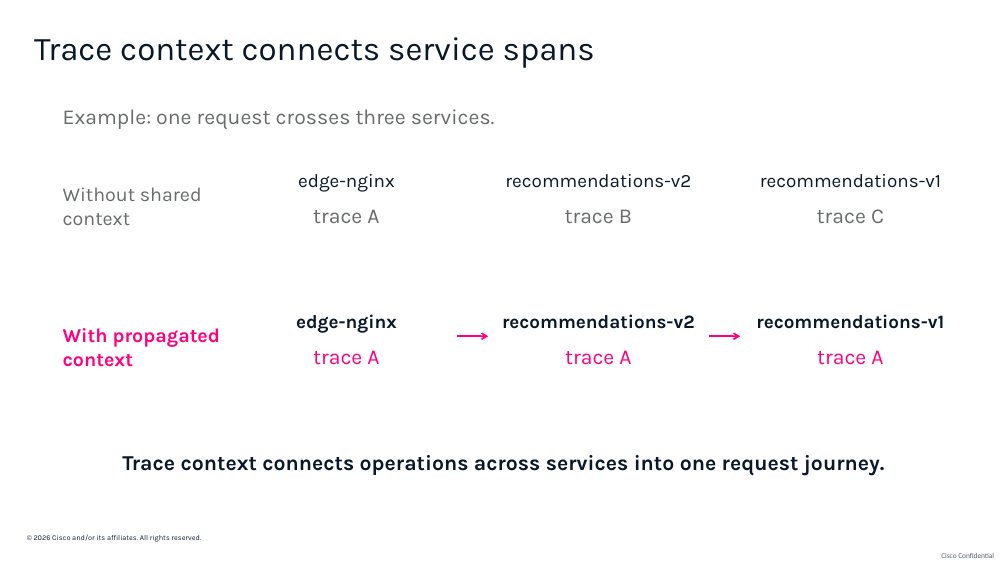
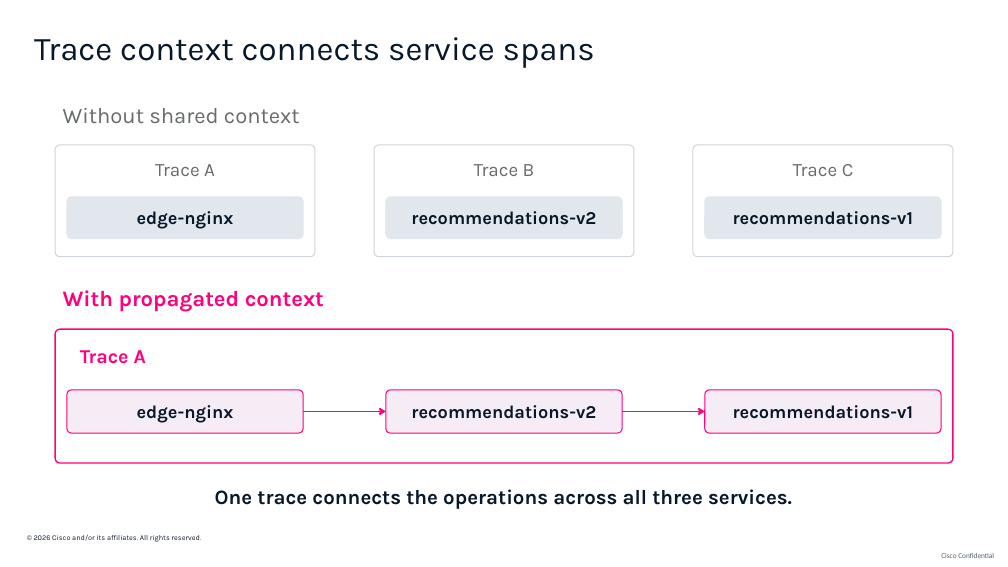
Before and after one commit to ajimenez1503/cilium-obi-demo, a slide deck: slide 9 of slides/cilium-obi-session-deck-latest.pptx. Drawn at 1008x567 pixels with LibreOffice and Linux fonts; fonts in the diff are those of the drawing; background and template pictures are left out. Boxes give left, top, right and bottom in pixels: in the first picture for what was removed or moved away, otherwise in the second. Text is boxed around its words. In the diff, an @@ line names an element or a change of style, - is before the commit and + after.

Commit message:
Refine trace visuals and simplify benchmark scenarios

```diff
--- a/slides/cilium-obi-session-deck-latest.pptx
+++ b/slides/cilium-obi-session-deck-latest.pptx
@@ text at (63, 108, 300, 123): text changed; size 20.2 to 21 pt @@
-Example: one request crosses three services.
+Without shared context
@@ rounded rectangle added at (55, 145, 315, 257), fill #FFFFFF, outline #CFD5DD 0.98 pt @@
@@ rounded rectangle added at (374, 145, 634, 257), fill #FFFFFF, outline #CFD5DD 0.98 pt @@
@@ rounded rectangle added at (693, 145, 954, 257), fill #FFFFFF, outline #CFD5DD 0.98 pt @@
@@ text at (155, 164, 215, 176): text changed; size 20.2 to 18 pt @@
-trace A
+Trace A
@@ text at (474, 164, 535, 176): text changed; size 20.2 to 18 pt @@
-trace B
+Trace B
@@ text at (793, 164, 854, 176): text changed; size 20.2 to 18 pt @@
-trace C
+Trace C
@@ text removed at (63, 187, 202, 225) @@
-Without shared
-context
@@ size 18 to 17.2 pt, bold on in 3 elements at (411, 211, 596, 225), (733, 211, 914, 225), (137, 211, 234, 229) @@
@@ text "edge-nginx": place and size @@
-text "edge-nginx" at (298, 174, 395, 192)
+text "edge-nginx" at (137, 211, 234, 229)
@@ rounded rectangle added at (67, 197, 303, 238), fill #E2E7ED, outline #E2E7ED 0.98 pt @@
@@ text "recommendations-v2": place and size @@
-text "recommendations-v2" at (505, 174, 691, 188)
+text "recommendations-v2" at (411, 211, 596, 225)
@@ rounded rectangle added at (386, 197, 622, 238), fill #E2E7ED, outline #E2E7ED 0.98 pt @@
@@ text "recommendations-v1": place and size @@
-text "recommendations-v1" at (760, 174, 941, 188)
+text "recommendations-v1" at (733, 211, 914, 225)
@@ rounded rectangle added at (705, 197, 941, 238), fill #E2E7ED, outline #E2E7ED 0.98 pt @@
@@ text at (63, 290, 324, 312): text changed; size 18.8 to 21 pt @@
-With propagated
-context
+With propagated context
@@ rounded rectangle added at (55, 329, 954, 463), fill #FFFFFF, outline #FF007F 1.28 pt @@
@@ text at (80, 350, 146, 364): text changed; size 20.2 to 18.8 pt; bold on @@
-trace A
+Trace A
@@ arrow removed from (457, 337) to (488, 337) @@
@@ text removed at (565, 350, 631, 365) @@
-trace A
@@ arrow removed from (709, 337) to (740, 337) @@
@@ text removed at (817, 350, 883, 365) @@
-trace A
@@ text "edge-nginx": place and size @@
-text "edge-nginx" at (296, 314, 397, 333)
+text "edge-nginx" at (137, 405, 234, 423)
@@ rounded rectangle added at (67, 390, 303, 433), fill #F6ECF5, outline #FF007F 0.98 pt @@
@@ arrow added from (303, 411) to (386, 411), #FF007F 1.73 pt @@
@@ size 18 to 17.2 pt in 3 elements at (733, 405, 914, 419), (137, 405, 234, 423), (411, 405, 596, 419) @@
@@ text "recommendations-v2": place and size @@
-text "recommendations-v2" at (502, 314, 695, 329)
+text "recommendations-v2" at (411, 405, 596, 419)
@@ rounded rectangle added at (386, 390, 622, 433), fill #F6ECF5, outline #FF007F 0.98 pt @@
@@ arrow added from (622, 411) to (705, 411), #FF007F 1.73 pt @@
@@ text "recommendations-v1": place and size @@
-text "recommendations-v1" at (756, 314, 944, 329)
+text "recommendations-v1" at (733, 405, 914, 419)
@@ rounded rectangle added at (705, 390, 941, 433), fill #F6ECF5, outline #FF007F 0.98 pt @@
@@ text at (215, 489, 792, 509): text changed; size 20.2 to 19.5 pt @@
-Trace context connects operations across services into one request journey.
+One trace connects the operations across all three services.
```
Also in this commit, not shown: 7 other slides changed, 1 slide added, 1 slide removed.
